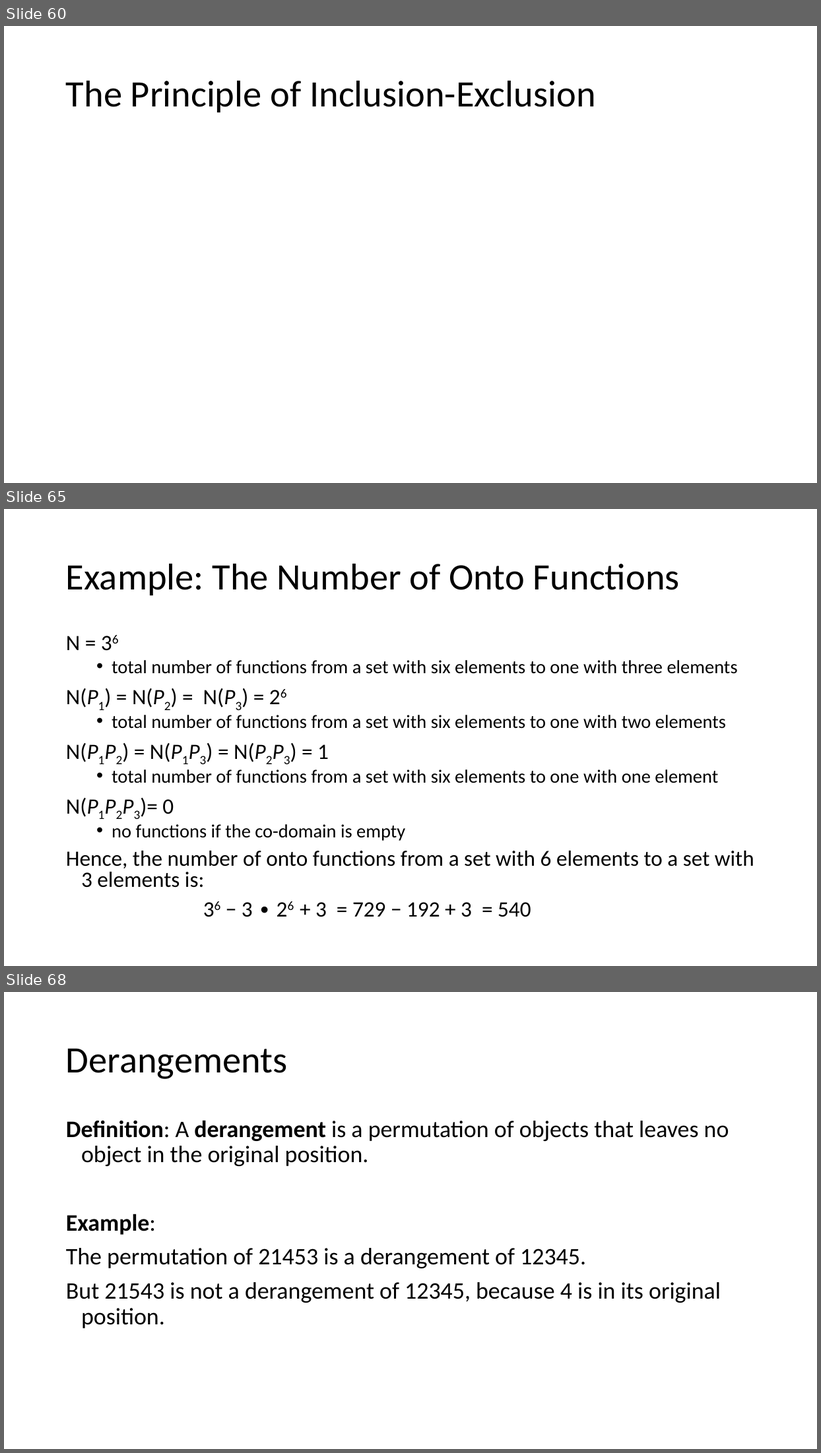
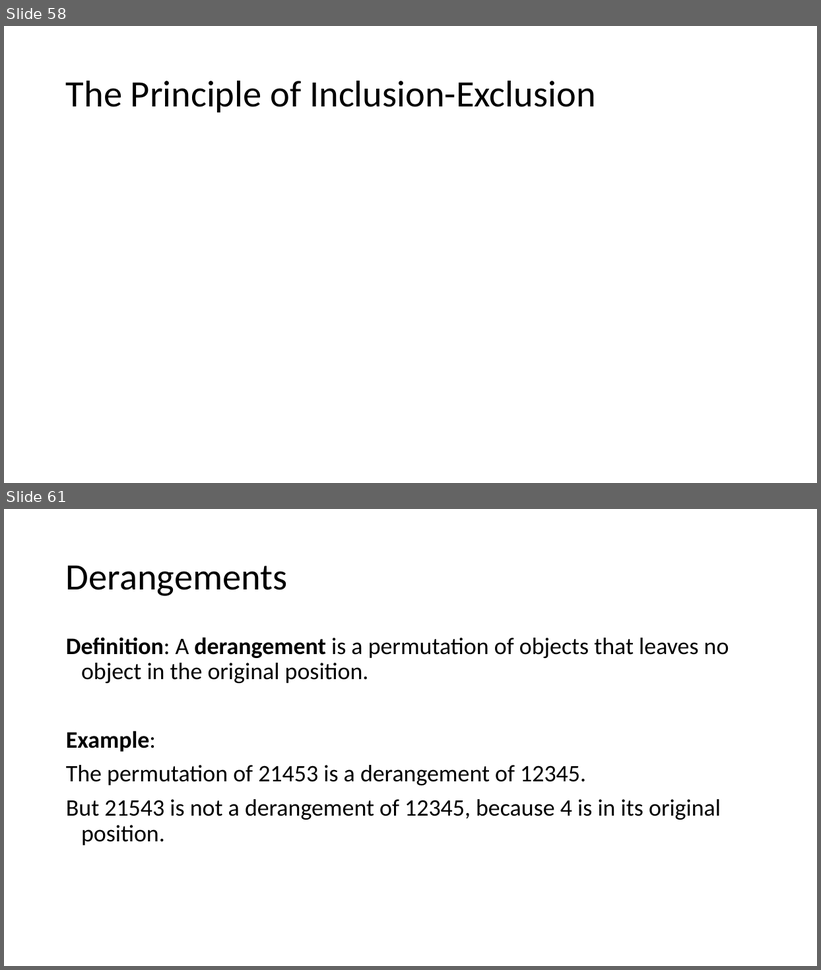
Before and after one commit to LSIR/AICC-I, a slide deck: Lectures/Week 11/11. Advanced Counting.pptx. Shown one above the other, each under a label of ours: slides 60, 65 and 68 before the commit, slides 58 and 61 after it; the slides between them are not shown. The pictures are 821x1453 and 821x970 pixels, drawn with LibreOffice and Linux fonts; fonts in the diff are those of the drawing; grey boxes stand for pictures. Boxes give left, top, right and bottom in pixels: in the first picture for what was removed or moved away, otherwise in the second. Text is boxed around its words. In the diff, an @@ line names an element or a change of style, - is before the commit and + after.

```diff
--- a/Lectures/Week 11/11. Advanced Counting.pptx
+++ b/Lectures/Week 11/11. Advanced Counting.pptx
@@ slide 65 removed at [4,509,817,966], background #FFFFFF @@
@@ title removed at [66,563,680,595] @@
-Example: The Number of Onto Functions
@@ text removed at [66,636,754,918] @@
-N = 36
-  • total number of functions from a set with six elements to one with three elements
-N(P1) = N(P2) = N(P3) = 26
-  • total number of functions from a set with six elements to one with two elements
-N(P1P2) = N(P1P3) = N(P2P3) = 1
-  • total number of functions from a set with six elements to one with one element
-N(P1P2P3)= 0
-  • no functions if the co-domain is empty
-Hence, the number of onto functions from a set with 6 elements to a set with 3 elements is:
-36 − 3 ∙ 26 + 3 = 729 − 192 + 3 = 540
@@ what was slide 60 is now slide 58 @@
@@ what was slide 68 is now slide 61 @@
```
Also in this commit, not shown: 10 slides changed, 1 slide added, 6 other slides removed, 1 other file.
